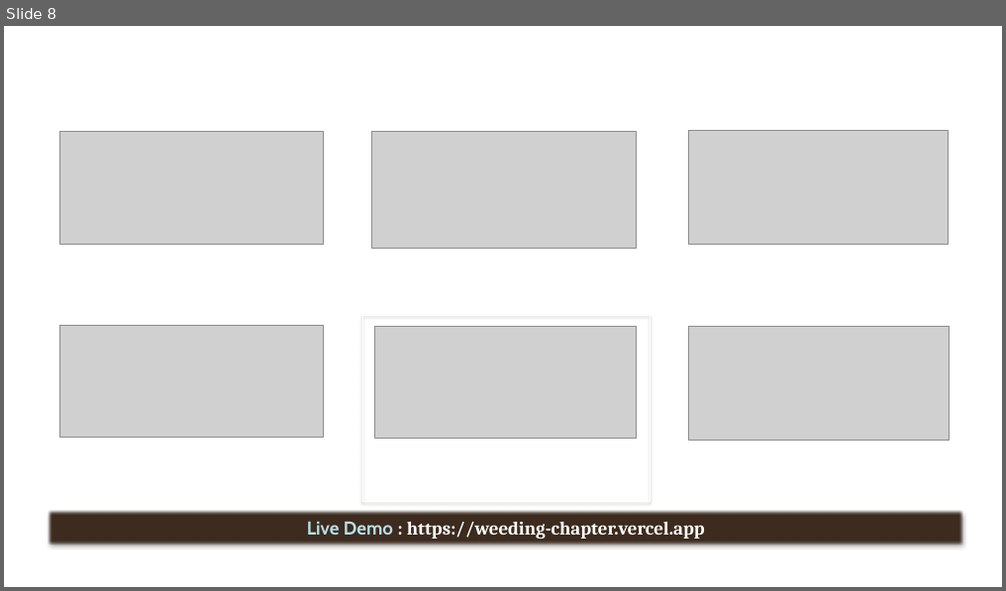
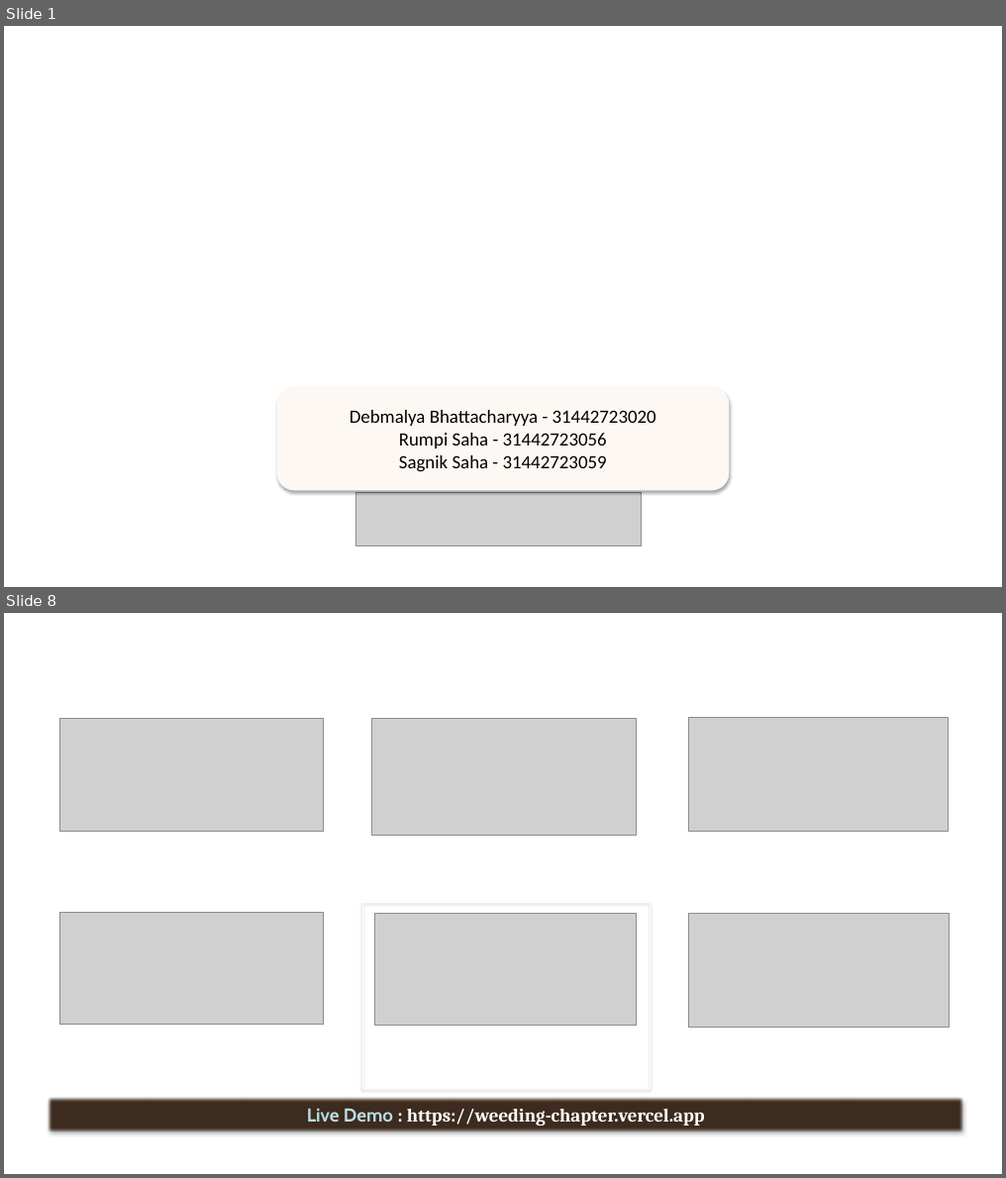
Before and after one commit to sagniksaha279/Weeding-Booking-Portal, a slide deck: presentation/Weeding-Chapter.pptx. Shown one above the other, each under a label of ours: slide 8 before the commit, slides 1 and 8 after it; the slides between them are not shown. The pictures are 1006x591 and 1006x1178 pixels, drawn with LibreOffice and Linux fonts; fonts in the diff are those of the drawing; grey boxes stand for pictures; background and template pictures are left out. Boxes give left, top, right and bottom in pixels: in the first picture for what was removed or moved away, otherwise in the second. Text is boxed around its words. In the diff, an @@ line names an element or a change of style, - is before the commit and + after.

```diff
--- a/presentation/Weeding-Chapter.pptx
+++ b/presentation/Weeding-Chapter.pptx
@@ slide 1 added at (4,26,1002,587), background picture (left out) @@
@@ rounded rectangle added at (277,387,729,491), fill #FDF8F3, outline #FDF8F3 0.75 pt, 18 pt, text #000000 @@
+Debmalya Bhattacharyya - 31442723020
+Rumpi Saha - 31442723056
+Sagnik Saha - 31442723059
@@ picture added at (355,493,642,547) @@
```
Also in this commit, not shown: 1 slide removed.
